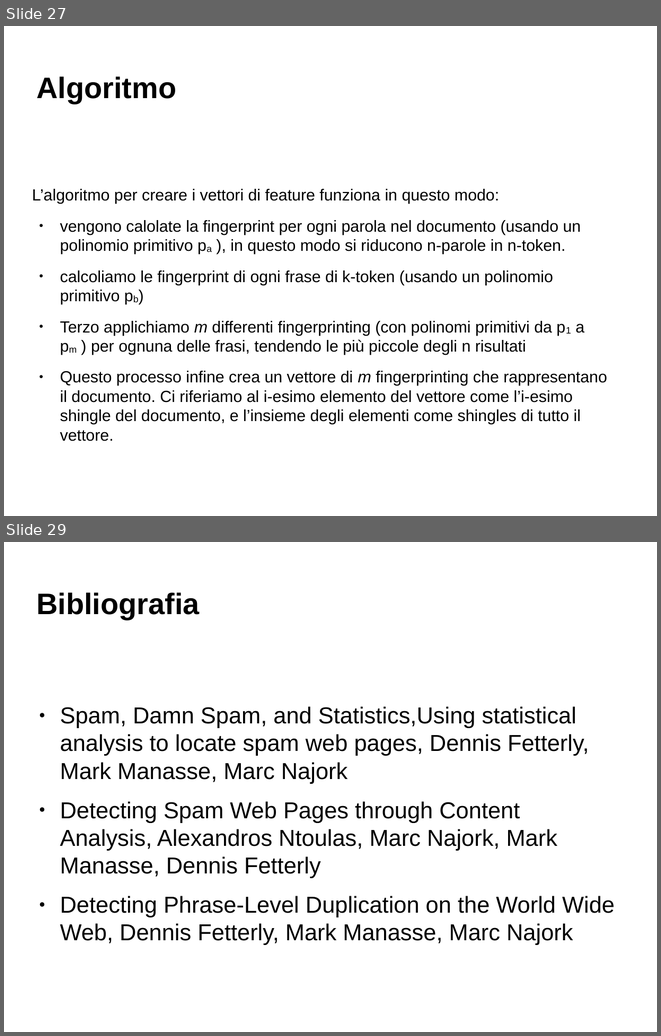
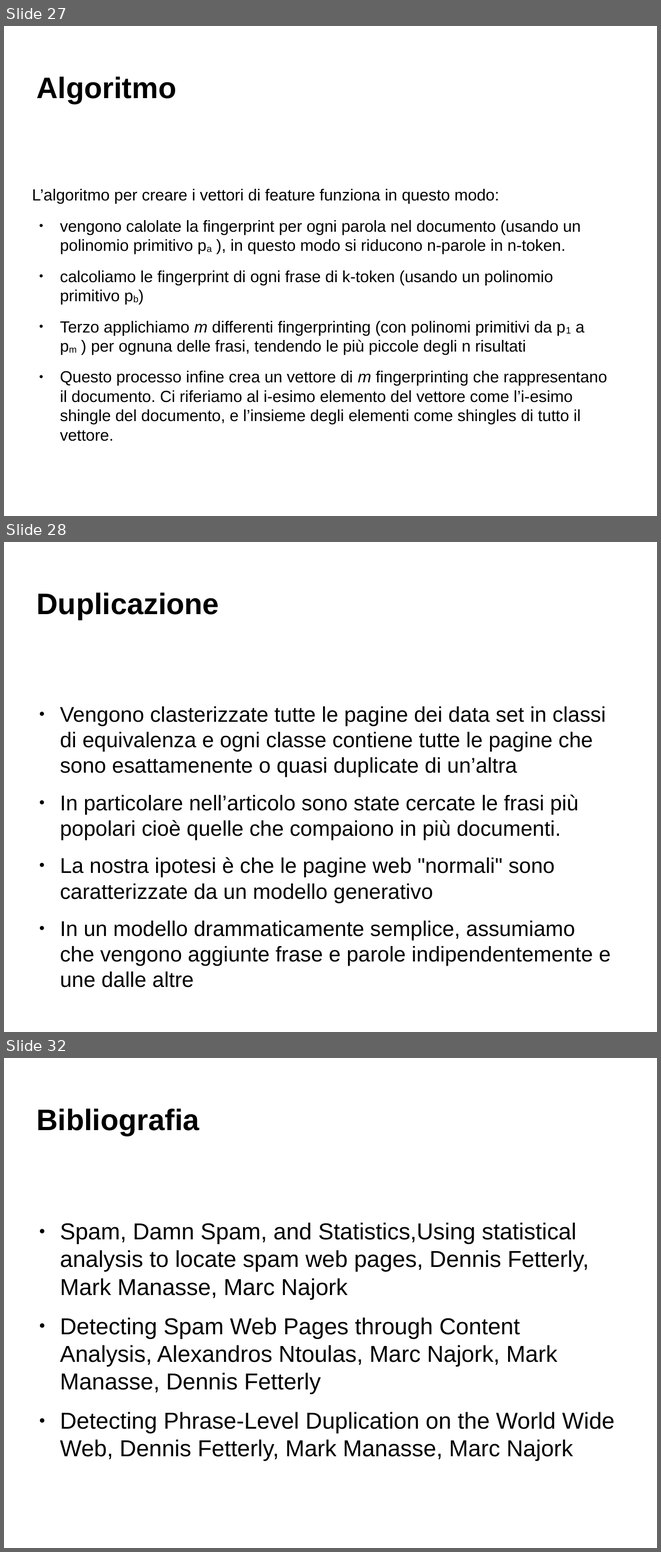
Before and after one commit to Toolanto/presentation, a slide deck: presentazione.odp. Shown one above the other, each under a label of ours: slides 27 and 29 before the commit, slides 27, 28 and 32 after it; the slides between them are not shown. The pictures are 661x1036 and 661x1552 pixels, drawn with LibreOffice and Linux fonts; fonts in the diff are those of the drawing; background and template pictures are left out. Boxes give left, top, right and bottom in pixels: in the first picture for what was removed or moved away, otherwise in the second. Text is boxed around its words. In the diff, an @@ line names an element or a change of style, - is before the commit and + after.

```diff
--- a/presentazione.odp
+++ b/presentazione.odp
@@ slide 28 added at (x1=4, y1=542, x2=657, y2=1032), background picture (left out) @@
@@ title added at (x1=37, y1=592, x2=219, y2=619), 36 pt, text #000000, bold @@
+Duplicazione
@@ text added at (x1=60, y1=706, x2=610, y2=965), 25.9 pt, text #000000 @@
+● Vengono clasterizzate tutte le pagine dei data set in classi di equivalenza e ogni classe contiene tutte le pagine che sono esattamenente o quasi duplicate di un’altra
+● In particolare nell’articolo sono state cercate le frasi più popolari cioè quelle che compaiono in più documenti.
+● La nostra ipotesi è che le pagine web "normali" sono caratterizzate da un modello generativo
+● In un modello drammaticamente semplice, assumiamo che vengono aggiunte frase e parole indipendentemente e une dalle altre
@@ what was slide 29 is now slide 32 @@
```
Also in this commit, not shown: 8 slides changed, 2 other slides added, 1 slide removed.
